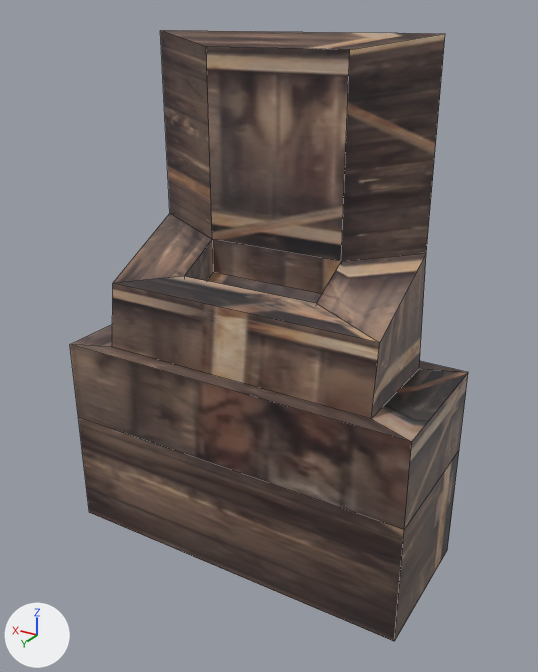
Two versions of the Blender file uncategorized/sideholder.blend, one commit apart.
Both versions are drawn from a camera (50 mm lens) standing at (-0.569, 0.923, 0.741) and looking at (-0.017, 0.004, 0.281). Lighting does not change. The marker at lower left points along +X, +Y and +Z. Mesh edges are drawn as thin lines.

In view in the first picture: 'model'.
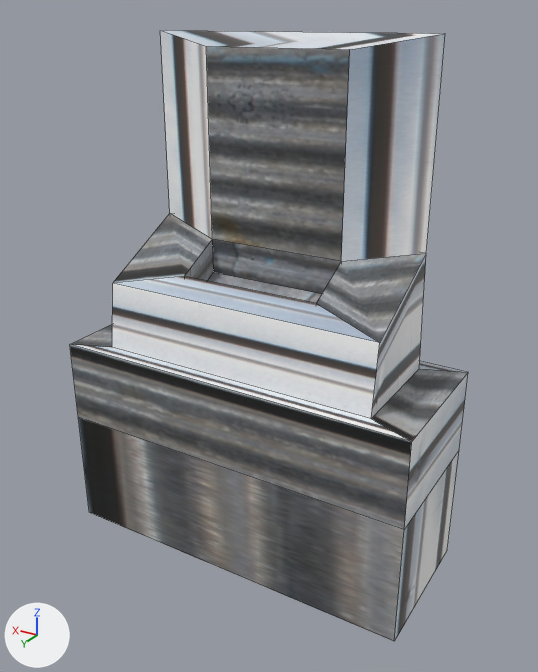
Where the change shows, as pixel boxes [x1, y1, x2, y2] in the pictures (538 x 672 px):
'model', surface changed (brown to grey)
    both: [70, 30, 468, 641]

Edits to the bpy script that builds the scene:
```text
Add img_metal_grating_jpg:
    img_metal_grating_jpg = load_image('metal_grating.jpg', '../textures/metal_grating.jpg', 1350, 556, 'sRGB')
Change mat_material_003:
    mat_material_003.texture: img_wood_jpg -> img_metal_grating_jpg
```
